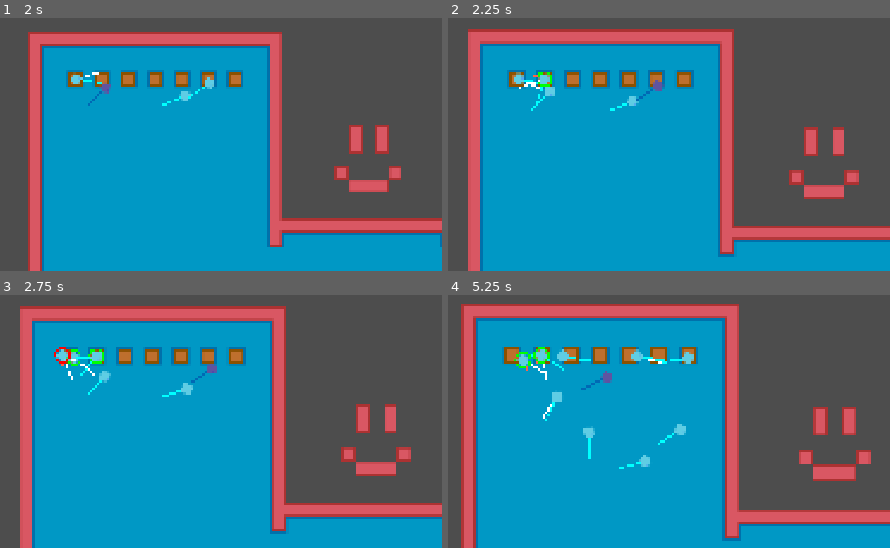
Above: before the commit, frames 1-4 (two rows, left to right).
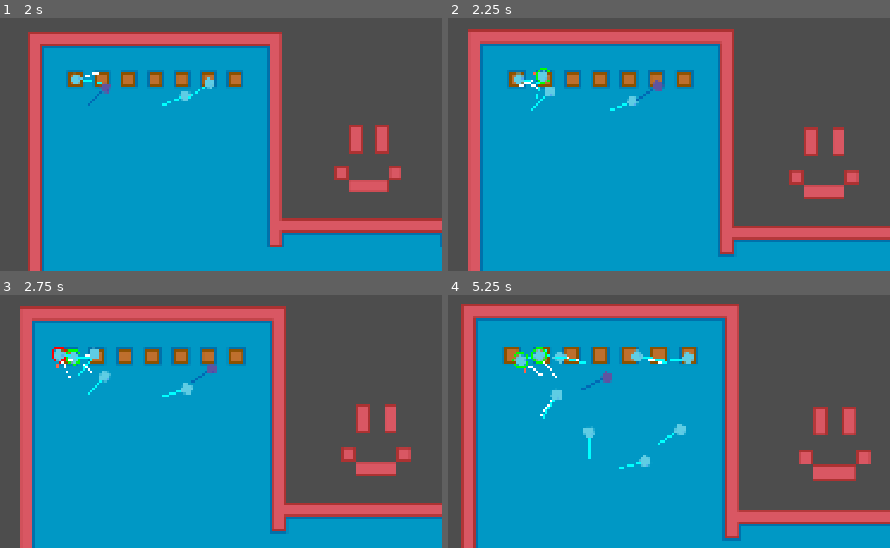
Above: after the commit, the same moments.

Repository: djairoh/crowdSim
Game: Godot game, scene res://scenes/crowd_manager.tscn
Two runs of this game, one before a commit and one after it. Both use one fixed random seed, a clock stepped at 60 frames per second and the inputs below.
Inputs (mouse positions are in pixels of both pictures, inside the frame that each line leads up to):
- Up to frame 1 (2 s): tap Enter at 0.5 s; drag from (181, 81) to (outside the picture) at 0.52 s; tap R (resetCamera) at 1.25 s; drag from (101, 81) to (0, 136) at 1.27 s
- Up to frame 2 (2.25 s): tap R (resetCamera) at 2 s; move the mouse to (655, 83) at 2.02 s; hold Mouse wheel up (zoomIn) from 2.03 s (still down); click (655, 83) at 2.17 s
- Up to frame 3 (2.75 s): keep holding Mouse wheel up (zoomIn)
- Up to frame 4 (5.25 s): release Mouse wheel up (zoomIn) at 2.75 s; drag from (523, 358) to (669, 398) at 2.77 s; drag from (545, 363) to (531, 322) at 3.52 s; drag from (514, 358) to (642, 439) at 4.27 s; move the mouse to (607, 373) at 5.02 s; hold Mouse wheel up (zoomIn) from 5.03 s (still down); click (607, 373) at 5.17 s

Frame 1 is identical in both runs. In frame 2, 0.3% of the frame differs, in the area x 16-24%, y 19-34%; in frame 3, 0.5%; in frame 4, 0.7%, in the area x 14-33%, y 20-50%.

Commit message:
Add agent state

Diff:
--- a/scenes/crowd_agent.tscn
+++ b/scenes/crowd_agent.tscn
@@ -5,6 +5,7 @@
 [ext_resource type="Script" uid="uid://d0713vbx6jhyy" path="res://scripts/forces.gd" id="3_xis0x"]
 [ext_resource type="Script" uid="uid://cxwd60an63i7t" path="res://scripts/repulsion.gd" id="4_qt0yl"]
 [ext_resource type="Script" uid="uid://4kp5mp2k2ymo" path="res://scripts/rules.gd" id="5_esi2g"]
+[ext_resource type="Script" uid="uid://dvw5y6v668lhx" path="res://scripts/agent_state.gd" id="6_hy0gt"]
 
 [sub_resource type="CircleShape2D" id="CircleShape2D_utciu"]
 resource_local_to_scene = true
@@ -35,6 +36,9 @@
 [node name="CollisionShape2D" type="CollisionShape2D" parent="." unique_id=1047091476]
 shape = SubResource("CircleShape2D_utciu")
 debug_color = Color(0.8368208, 0.36799604, 0.32875565, 0.41960785)
+
+[node name="AgentState" type="Node2D" parent="." unique_id=1107416114]
+script = ExtResource("6_hy0gt")
 
 [node name="Forces" type="Node2D" parent="." unique_id=1431331718]
 script = ExtResource("3_xis0x")
--- a/scripts/Agent.gd
+++ b/scripts/Agent.gd
@@ -6,13 +6,12 @@
 @onready var forces = $Forces
 @onready var repulsion = $Repulsion
 @onready var rules = $Rules
+@onready var agent_state: AgentState = $AgentState
+
+
 @export var max_speed: float = 32.0
 @export var acceleration: float = 10.0
 @export var max_movement: float = 10
-
-# TODO: Create states of agent: Normal | Panic | Impatient
-enum states { NORMAL, PANIC, IMPATIENT }
-@export var current_state = states.NORMAL
 
 # refing to parent nodes like this is bad practice, but who caresssss
 var crowd_manager: CrowdManager
--- /dev/null
+++ b/scripts/agent_state.gd
@@ -0,0 +1,33 @@
+extends Node2D
+
+# This class handles the different types of agent states and remove coupling from
+# agent class trying to handle states
+class_name AgentState
+
+enum states {
+	NORMAL,
+	PANIC,
+	IMPATIENT
+}
+
+@export var current_state = states.NORMAL
+
+# Set the states
+func set_normal() -> void:
+	current_state = states.NORMAL
+
+func set_panic() -> void:
+	current_state = states.PANIC
+
+func set_impatient() -> void:
+	current_state = states.IMPATIENT
+
+# Check agent state
+func is_normal() -> bool:
+	return current_state == states.NORMAL
+
+func is_panic() -> bool:
+	return current_state == states.PANIC
+
+func is_impatient() -> bool:
+	return current_state == states.IMPATIENT
--- a/scripts/repulsion.gd
+++ b/scripts/repulsion.gd
@@ -1,6 +1,7 @@
 extends Node2D
 
 # Class to calculate the agent repulsion to the Wall, Other Obstacles and Other agents.
+# This class is also responsible for the pushing behaviour
 # Each component is calculated separately, but the global repulsion can be requested using get_total_repulsion()
 
 # HiDAC Repulsion forces Eq. 10 - 13
@@ -19,14 +20,32 @@
 # Agent's Repulsion Area collision box radius
 # Agent's personal space (ε_i)
 # ε_i
-@export var personal_space: float = 0.0:
+@export var personal_space: float = 4.0:
 	set(value):
-		personal_space = max(value, 0.0)
+		value = max(value, 0.0)
+
+		if is_equal_approx(personal_space, value):
+			return
+
+		personal_space = value
 
 		if is_node_ready():
 			_update_repulsion_area()
 			_update_wall_ray_length()
 
+@export var normal_personal_space: float = 4.0
+@export var panic_personal_space: float = 0.0
+# TODO: check paper
+@export var impatient_personal_space: float = 0.0
+
+func _update_personal_space() -> void:
+	if parent.agent_state.is_panic():
+		personal_space = panic_personal_space
+	elif parent.agent_state.is_impatient():
+		personal_space = impatient_personal_space
+	else:
+		personal_space = normal_personal_space
+
 # track overlapping obstacles and agents
 var overlapping_obstacles: Dictionary = {}
 var overlapping_agents: Dictionary = {}
@@ -42,7 +61,7 @@
 	if shape == null:
 		return
 
-	shape.radius = AGENT_RADIUS + personal_space
+	shape.radius = AGENT_RADIUS + personal_space + AGENT_RADIUS
 
 func _update_wall_ray_length() -> void:
 	var repulsion_range: float = AGENT_RADIUS + personal_space
@@ -53,6 +72,7 @@
 		ray.target_position = ray.target_position.normalized() * repulsion_range
 
 func _update_repulsion():
+	_update_personal_space()
 	# update all forces. makes sure we're on the same page (will be useful if we later decide we don't want to update all forces every frame)
 	calculate_wall_repulsion()
 	calculate_object_repulsion()
--- a/scripts/rules.gd
+++ b/scripts/rules.gd
@@ -40,7 +40,7 @@
 	# Apply StoppingRule when other-agent repulsion acts against
 	# the agent's desired direction of movement.
 	var backward_repulsion: bool = parent.desired_velocity.dot(parent.repulsion.F_r_ot) < 0.0
-	if backward_repulsion and parent.current_state != parent.states.PANIC:
+	if backward_repulsion and !parent.agent_state.is_panic():
 		stopping_rule = true
 		# start timer from a random small interval
 		stopping_timer = randf_range(stopping_time_min, stopping_time_max)
@@ -62,7 +62,7 @@
 func should_wait() -> bool:
 
 	# TODO: Implement panic behavior
-	if parent.current_state == parent.states.PANIC:
+	if parent.agent_state.is_panic():
 		return false
 
 	var v_i: Vector2 = parent.desired_velocity
Not shown, added: scripts/agent_state.gd.uid
